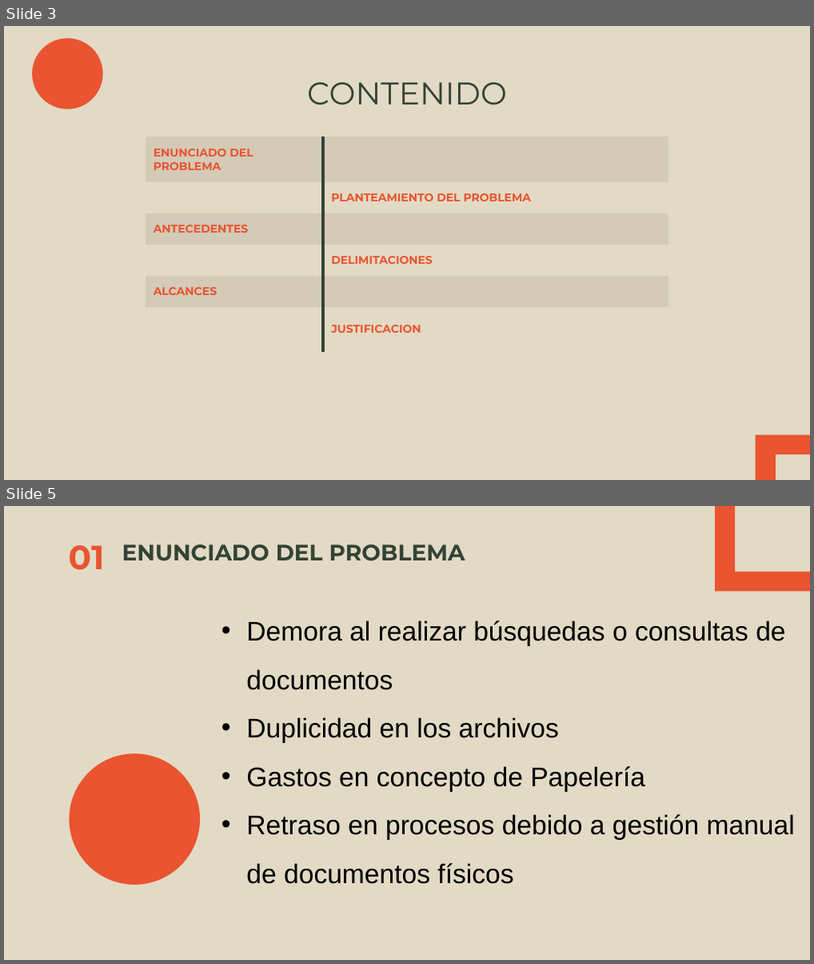
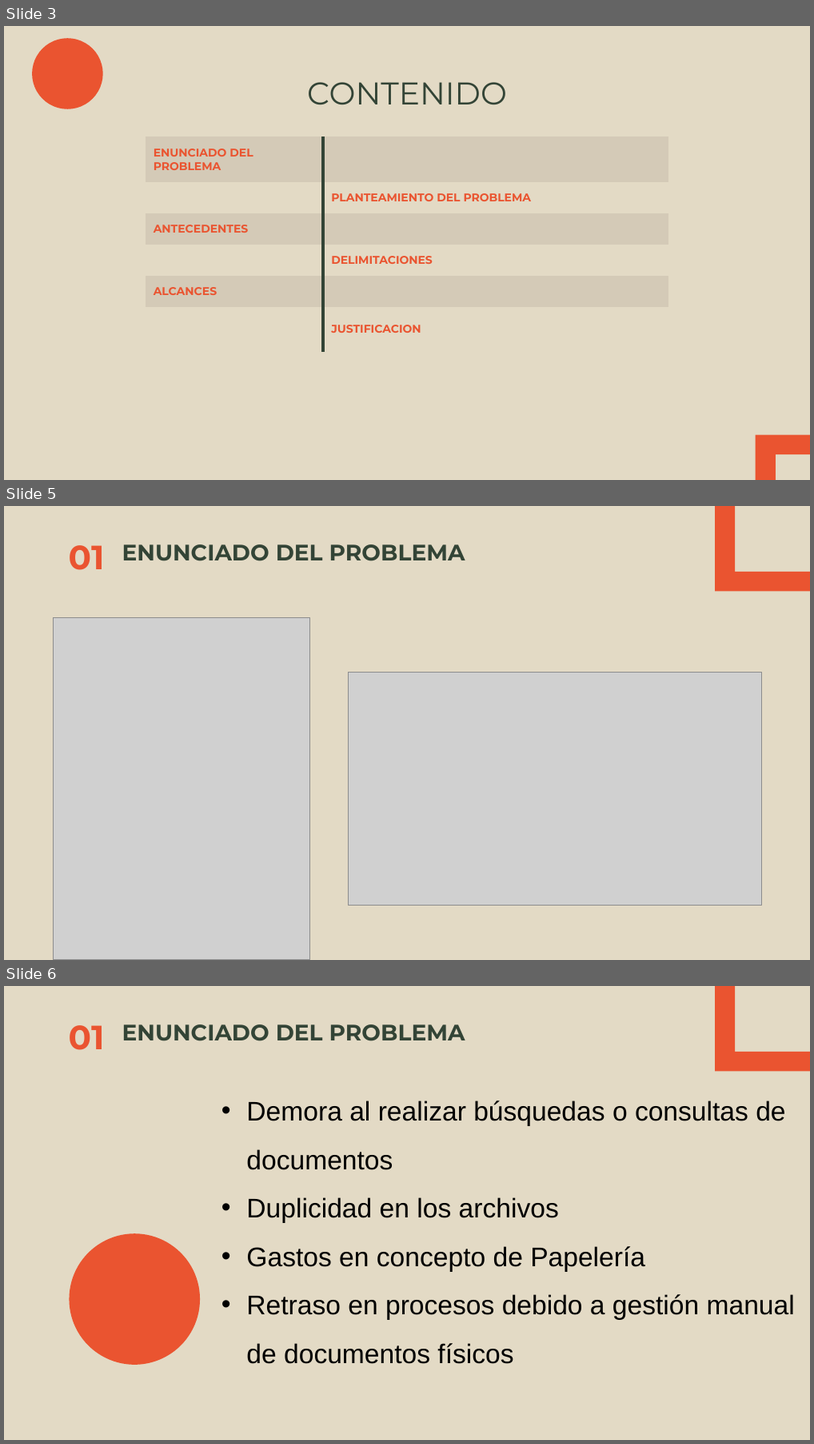
Before and after one commit to mo201801/trabajogrado, a slide deck: ocr-ppt.pptx. Shown one above the other, each under a label of ours: slides 3 and 5 before the commit, slides 3, 5 and 6 after it; the slides between them are not shown. The pictures are 814x964 and 814x1444 pixels, drawn with LibreOffice and Linux fonts; fonts in the diff are those of the drawing; grey boxes stand for pictures; background and template pictures are left out. Boxes give left, top, right and bottom in pixels: in the first picture for what was removed or moved away, otherwise in the second. Text is boxed around its words. In the diff, an @@ line names an element or a change of style, - is before the commit and + after.

```diff
--- a/ocr-ppt.pptx
+++ b/ocr-ppt.pptx
@@ slide 5 added at <box>4,506,810,960</box>, background picture (left out); not listed: 1 template element that a slide beside it also shows @@
@@ title added at <box>69,545,105,570</box>, 30 pt, text #EA5430, bold @@
+01
@@ title added at <box>122,544,466,561</box>, 20 pt, text #334436, bold @@
+ENUNCIADO DEL PROBLEMA
@@ picture added at <box>53,618,310,960</box> @@
@@ picture added at <box>348,672,762,904</box> @@
@@ what was slide 5 is now slide 6 @@
```
Also in this commit, not shown: 3 slides changed.
